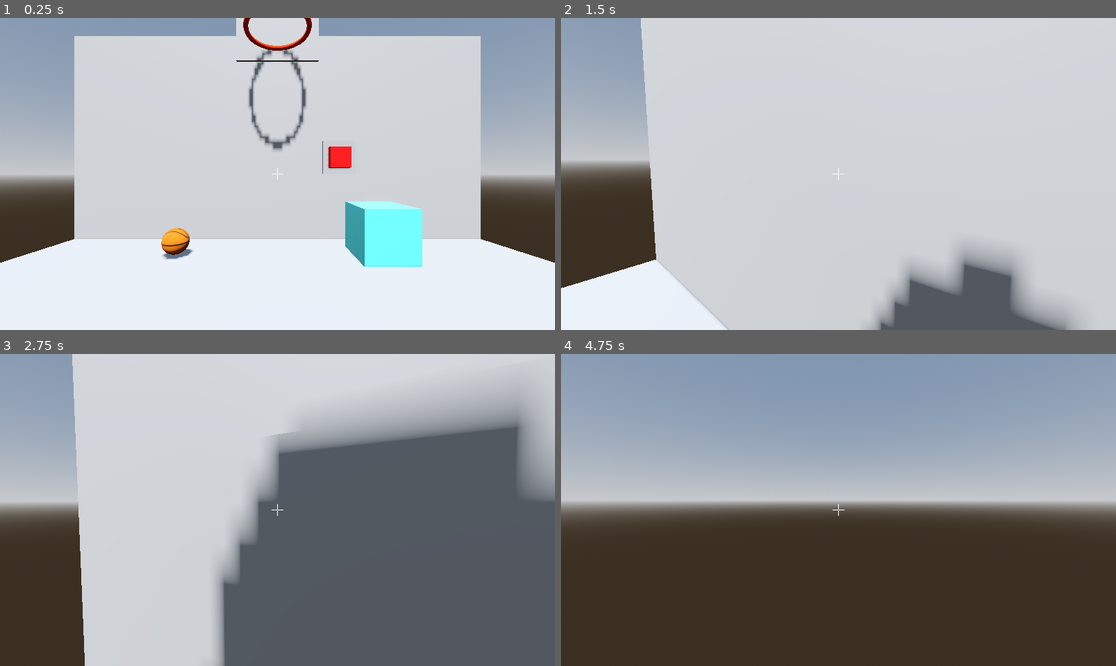
Above: before the commit, frames 1-4 (two rows, left to right).
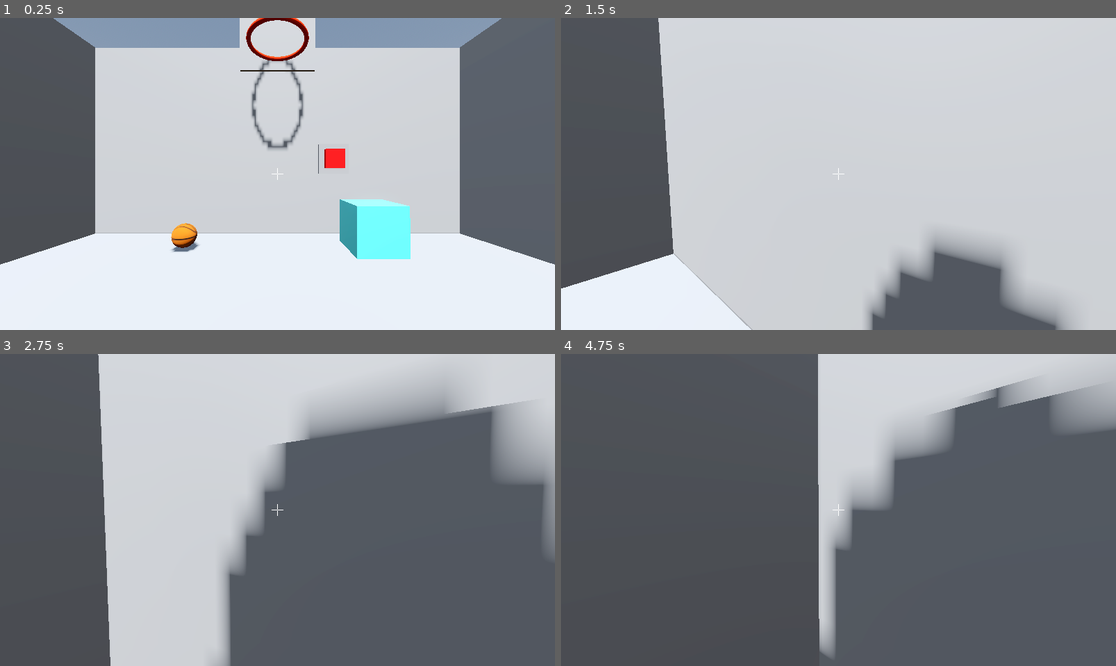
Above: after the commit, the same moments.

Repository: Nefrosada77/cube_test
Game: Godot game, scene res://fp.tscn
Same seed, same stepped clock (60 frames per second), same inputs: the game is played once before the commit and once after it.
Inputs (mouse positions are in pixels of both pictures, inside the frame that each line leads up to):
- Up to frame 1 (0.25 s): no input
- Up to frame 2 (1.5 s): tap Enter (ui_accept) at 0.5, 0.77 s; move the mouse to (960, 158) at 0.52 s; hold W (Frente) from 0.53 s (still down); tap D (Dir) at 0.6 s; click (960, 158) at 0.67 s; tap A (Esq) at 0.8, 1.35 s; move the mouse to (810, 174) at 1.27 s
- Up to frame 3 (2.75 s): keep holding W (Frente); tap Enter (ui_accept) at 1.52 s; tap E (interact) at 1.55, 2.1 s; move the mouse to (288, 503) at 2.02 s; tap D (Dir) at 2.3 s
- Up to frame 4 (4.75 s): keep holding W (Frente); move the mouse to (832, 516) at 2.77 s; tap D (Dir) at 2.85, 4.55 s; tap Enter (ui_accept) at 3.02, 3.77, 4.52 s; tap A (Esq) at 3.05, 3.6 s; move the mouse to (877, 513) at 3.52 s; tap E (interact) at 3.8 s; move the mouse to (794, 506) at 4.27 s; click (794, 506) at 4.35 s

The runs differ from the first frame. In frame 1, 31% of the frame differs, in the area x 0-100%, y 0-80%; in frame 2, 19%; in frame 3, 25%; in frame 4, 97%, in the area x 0-100%, y 0-100%.

Commit message:
Testes de Gravidade

Diff:
--- a/Player.tscn
+++ b/Player.tscn
@@ -22,11 +22,11 @@
 transform = Transform3D(1, 0, 0, 0, 1, 0, 0, 0, 1, 0, 0.6, 0)
 
 [node name="Camera3D" type="Camera3D" parent="Pesc"]
+fov = 80.0
 
 [node name="Interaction" type="RayCast3D" parent="Pesc/Camera3D"]
 transform = Transform3D(1, 0, 0, 0, 1, 0, 0, 0, 1, 0, 0, -0.8)
 target_position = Vector3(0, 0, -2.5)
-debug_shape_thickness = 5
 script = ExtResource("2_uavys")
 
 [node name="Ui" type="Control" parent="Pesc/Camera3D"]
--- a/fp.tscn
+++ b/fp.tscn
@@ -1,5 +1,6 @@
-[gd_scene load_steps=33 format=3 uid="uid://btylae1lnobyc"]
-
+[gd_scene load_steps=41 format=3 uid="uid://btylae1lnobyc"]
+
+[ext_resource type="Script" path="res://world.gd" id="1_ct07m"]
 [ext_resource type="Script" path="res://porta.gd" id="1_k3pk6"]
 [ext_resource type="PackedScene" uid="uid://cxrhorjdl3y85" path="res://Player.tscn" id="1_nhud6"]
 [ext_resource type="Script" path="res://botao.gd" id="1_u1as5"]
@@ -7,6 +8,7 @@
 [ext_resource type="Script" path="res://bask_ball.gd" id="2_pbpwt"]
 [ext_resource type="Texture2D" uid="uid://bmg4xbsdb8pbw" path="res://BasketballColor.jpg" id="2_w30gn"]
 [ext_resource type="PackedScene" uid="uid://i86k526kklq4" path="res://cesta.tscn" id="5_k8scn"]
+[ext_resource type="Script" path="res://grav_changer.gd" id="8_jdvuy"]
 
 [sub_resource type="PlaneMesh" id="PlaneMesh_7jdit"]
 size = Vector2(10, 20)
@@ -52,6 +54,18 @@
 [sub_resource type="BoxMesh" id="BoxMesh_33ekh"]
 material = SubResource("StandardMaterial3D_obnp6")
 size = Vector3(0.5, 0.5, 0.2)
+
+[sub_resource type="BoxMesh" id="BoxMesh_lj26g"]
+size = Vector3(20, 5, 0.2)
+
+[sub_resource type="ConcavePolygonShape3D" id="ConcavePolygonShape3D_tqci4"]
+data = PackedVector3Array(-10, 2.5, 0.1, 10, 2.5, 0.1, -10, -2.5, 0.1, 10, 2.5, 0.1, 10, -2.5, 0.1, -10, -2.5, 0.1, 10, 2.5, -0.1, -10, 2.5, -0.1, 10, -2.5, -0.1, -10, 2.5, -0.1, -10, -2.5, -0.1, 10, -2.5, -0.1, 10, 2.5, 0.1, 10, 2.5, -0.1, 10, -2.5, 0.1, 10, 2.5, -0.1, 10, -2.5, -0.1, 10, -2.5, 0.1, -10, 2.5, -0.1, -10, 2.5, 0.1, -10, -2.5, -0.1, -10, 2.5, 0.1, -10, -2.5, 0.1, -10, -2.5, -0.1, 10, 2.5, 0.1, -10, 2.5, 0.1, 10, 2.5, -0.1, -10, 2.5, 0.1, -10, 2.5, -0.1, 10, 2.5, -0.1, -10, -2.5, 0.1, 10, -2.5, 0.1, -10, -2.5, -0.1, 10, -2.5, 0.1, 10, -2.5, -0.1, -10, -2.5, -0.1)
+
+[sub_resource type="BoxMesh" id="BoxMesh_hxixj"]
+size = Vector3(10, 5, 0.2)
+
+[sub_resource type="ConcavePolygonShape3D" id="ConcavePolygonShape3D_dtfqq"]
+data = PackedVector3Array(-5, 2.5, 0.1, 5, 2.5, 0.1, -5, -2.5, 0.1, 5, 2.5, 0.1, 5, -2.5, 0.1, -5, -2.5, 0.1, 5, 2.5, -0.1, -5, 2.5, -0.1, 5, -2.5, -0.1, -5, 2.5, -0.1, -5, -2.5, -0.1, 5, -2.5, -0.1, 5, 2.5, 0.1, 5, 2.5, -0.1, 5, -2.5, 0.1, 5, 2.5, -0.1, 5, -2.5, -0.1, 5, -2.5, 0.1, -5, 2.5, -0.1, -5, 2.5, 0.1, -5, -2.5, -0.1, -5, 2.5, 0.1, -5, -2.5, 0.1, -5, -2.5, -0.1, 5, 2.5, 0.1, -5, 2.5, 0.1, 5, 2.5, -0.1, -5, 2.5, 0.1, -5, 2.5, -0.1, 5, 2.5, -0.1, -5, -2.5, 0.1, 5, -2.5, 0.1, -5, -2.5, -0.1, 5, -2.5, 0.1, 5, -2.5, -0.1, -5, -2.5, -0.1)
 
 [sub_resource type="ProceduralSkyMaterial" id="ProceduralSkyMaterial_w4b13"]
 sky_horizon_color = Color(0.64625, 0.65575, 0.67075, 1)
@@ -92,9 +106,17 @@
 radius = 0.25
 height = 0.5
 
-[node name="FP" type="Node3D"]
+[sub_resource type="BoxMesh" id="BoxMesh_055f0"]
+
+[sub_resource type="BoxShape3D" id="BoxShape3D_eg5ff"]
+
+[node name="World" type="Node3D"]
+script = ExtResource("1_ct07m")
 
 [node name="Obsta" type="Node3D" parent="."]
+
+[node name="Cesta" parent="Obsta" instance=ExtResource("5_k8scn")]
+transform = Transform3D(-1, 0, -8.74228e-08, 0, 1, 0, 8.74228e-08, 0, -1, 0, 5, -5)
 
 [node name="Chao" type="MeshInstance3D" parent="Obsta"]
 mesh = SubResource("PlaneMesh_7jdit")
@@ -163,6 +185,36 @@
 transform = Transform3D(1, 0, 0, 0, 1, 0, 0, 0, 1, 0, 0, 0.1)
 mesh = SubResource("BoxMesh_33ekh")
 skeleton = NodePath("")
+
+[node name="Paredes" type="Node3D" parent="Obsta"]
+
+[node name="Parede_Esq" type="MeshInstance3D" parent="Obsta/Paredes"]
+transform = Transform3D(-4.37114e-08, 0, 1, 0, 1, 0, -1, 0, -4.37114e-08, 5, 2.5, 0)
+mesh = SubResource("BoxMesh_lj26g")
+
+[node name="StaticBody3D" type="StaticBody3D" parent="Obsta/Paredes/Parede_Esq"]
+
+[node name="CollisionShape3D" type="CollisionShape3D" parent="Obsta/Paredes/Parede_Esq/StaticBody3D"]
+shape = SubResource("ConcavePolygonShape3D_tqci4")
+
+[node name="Parede_Dir" type="MeshInstance3D" parent="Obsta/Paredes"]
+transform = Transform3D(-4.37114e-08, 0, 1, 0, 1, 0, -1, 0, -4.37114e-08, -5, 2.5, 0)
+mesh = SubResource("BoxMesh_lj26g")
+
+[node name="StaticBody3D" type="StaticBody3D" parent="Obsta/Paredes/Parede_Dir"]
+
+[node name="CollisionShape3D" type="CollisionShape3D" parent="Obsta/Paredes/Parede_Dir/StaticBody3D"]
+shape = SubResource("ConcavePolygonShape3D_tqci4")
+
+[node name="Parede_Tras" type="MeshInstance3D" parent="Obsta/Paredes"]
+transform = Transform3D(1, 0, 0, 0, 1, 0, 0, 0, 1, 0, 2.5, 10)
+mesh = SubResource("BoxMesh_hxixj")
+skeleton = NodePath("../../..")
+
+[node name="StaticBody3D" type="StaticBody3D" parent="Obsta/Paredes/Parede_Tras"]
+
+[node name="CollisionShape3D" type="CollisionShape3D" parent="Obsta/Paredes/Parede_Tras/StaticBody3D"]
+shape = SubResource("ConcavePolygonShape3D_dtfqq")
 
 [node name="DirectionalLight3D" type="DirectionalLight3D" parent="."]
 transform = Transform3D(0.999999, 0, 0, 0, 0.5, 0.866026, 0, -0.866025, 0.5, 0, 0, 0)
@@ -200,7 +252,15 @@
 
 [node name="Player" parent="." instance=ExtResource("1_nhud6")]
 
-[node name="Cesta" parent="." instance=ExtResource("5_k8scn")]
-transform = Transform3D(-1, 0, -8.74228e-08, 0, 1, 0, 8.74228e-08, 0, -1, 0, 5, -5)
+[node name="Grav_changer" type="StaticBody3D" parent="." groups=["Interact"]]
+transform = Transform3D(1, 0, 0, 0, 1, 0, 0, 0, 1, 3, 0.5, 0)
+script = ExtResource("8_jdvuy")
+
+[node name="Grav_mesh" type="MeshInstance3D" parent="Grav_changer"]
+mesh = SubResource("BoxMesh_055f0")
+
+[node name="CollisionShape3D" type="CollisionShape3D" parent="Grav_changer"]
+shape = SubResource("BoxShape3D_eg5ff")
 
 [connection signal="porta_ab" from="Obsta/Button_body" to="Obsta/ParedeFrente/Porta" method="_on_button_body_porta_ab"]
+[connection signal="rot_x" from="Grav_changer" to="." method="_on_grav_changer_rot_x"]
--- /dev/null
+++ b/grav_changer.gd
@@ -0,0 +1,6 @@
+extends StaticBody3D
+
+signal rot_x
+
+func interact():
+	rot_x.emit()
--- /dev/null
+++ b/world.gd
@@ -0,0 +1,8 @@
+extends Node3D
+
+
+
+func _on_grav_changer_rot_x() -> void:
+	while rotation.x < deg_to_rad(90):
+		await get_tree().create_timer(0.1).timeout
+		rotate_x(deg_to_rad(1))
